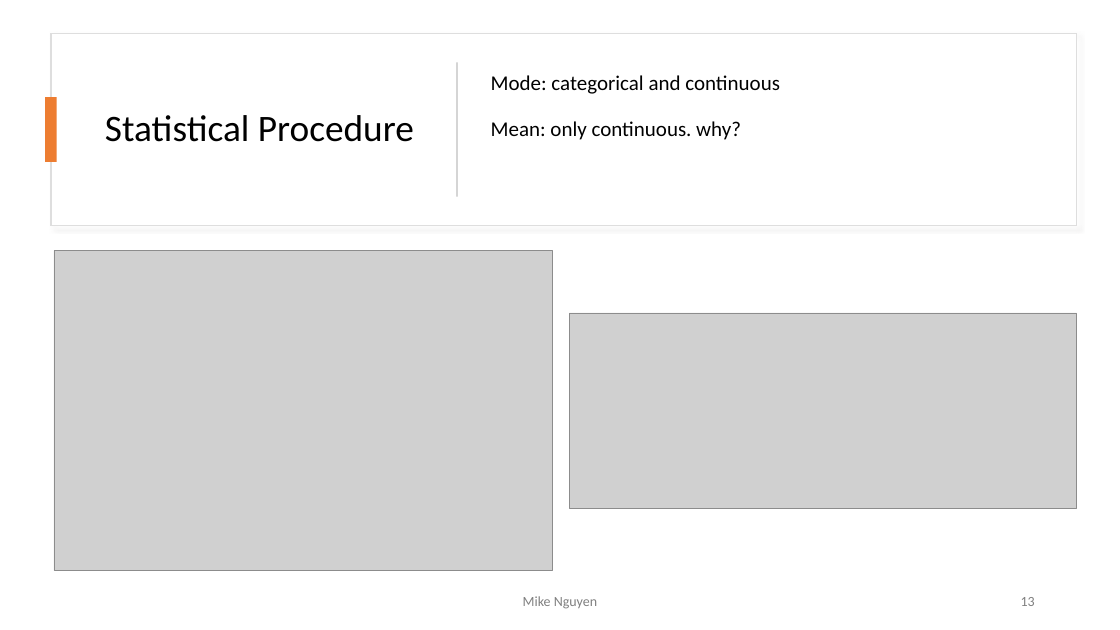
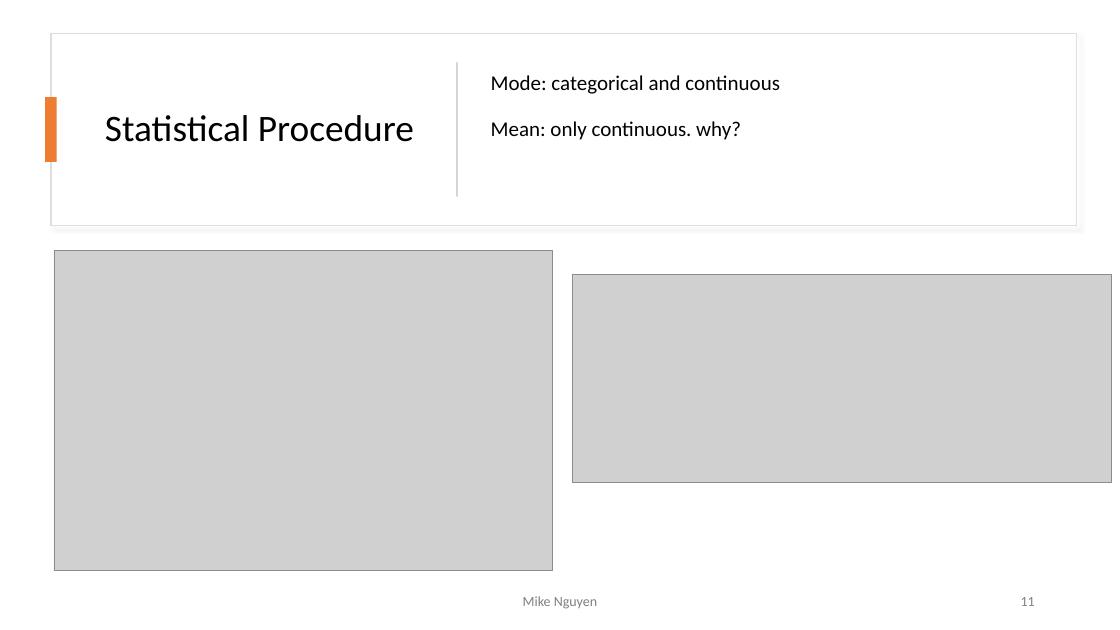
Before and after one commit to mikenguyen13/mar4050_S22, a slide deck: slide 11 of lectures/9/1_Descriptive Statistics.pptx (slide 13 before the commit). Drawn at 1120x630 pixels with LibreOffice and Linux fonts; fonts in the diff are those of the drawing; grey boxes stand for pictures. Boxes give left, top, right and bottom in pixels: in the first picture for what was removed or moved away, otherwise in the second. Text is boxed around its words. In the diff, an @@ line names an element or a change of style, - is before the commit and + after.

```diff
--- a/lectures/9/1_Descriptive Statistics.pptx
+++ b/lectures/9/1_Descriptive Statistics.pptx
@@ picture resized from (x1=570, y1=313, x2=1077, y2=509) to (x1=572, y1=275, x2=1111, y2=482) @@
@@ page number at (x1=1021, y1=597, x2=1035, y2=606): text changed @@
-13
+11
```
Also in this commit, not shown: 2 other slides changed, 2 slides removed, 3 other files.
